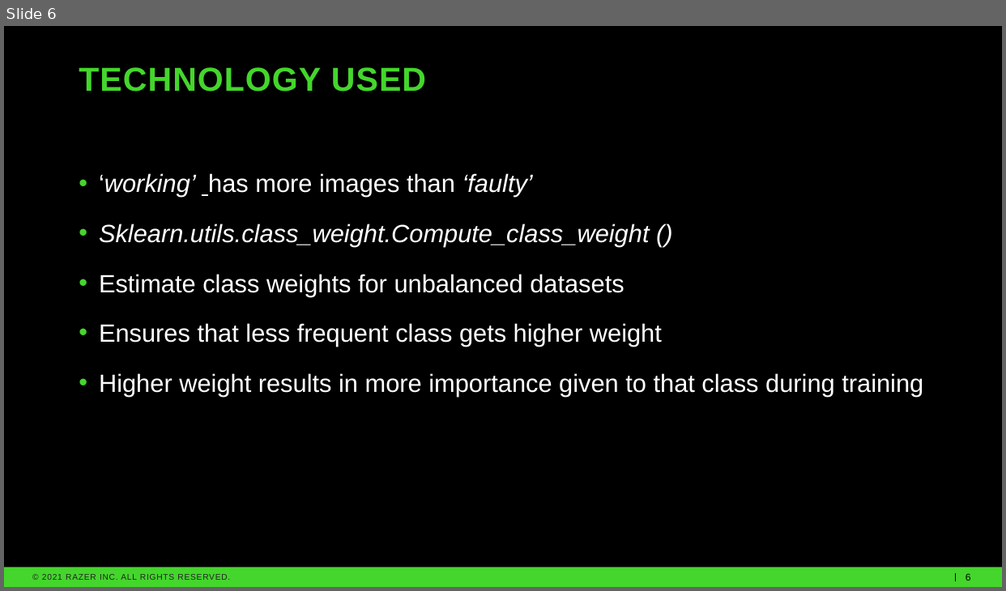
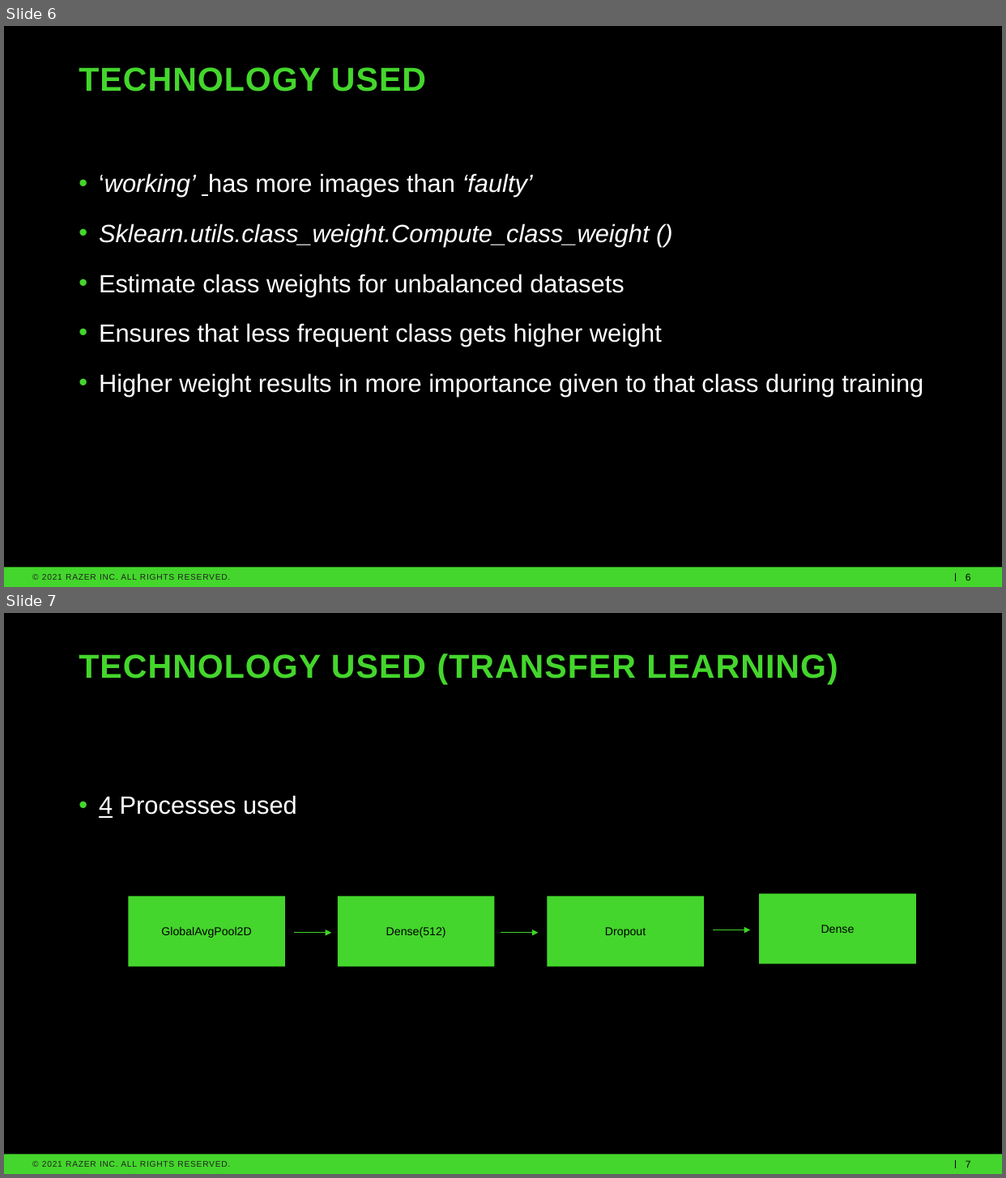
Before and after one commit to rommelsim/Capstone-Revised, a slide deck: Revised Capstone Presentation.pptx. Shown one above the other, each under a label of ours: slide 6 before the commit, slides 6 and 7 after it. The pictures are 1006x591 and 1006x1178 pixels, drawn with LibreOffice and Linux fonts; fonts in the diff are those of the drawing; background and template pictures are left out. Boxes give left, top, right and bottom in pixels: in the first picture for what was removed or moved away, otherwise in the second. Text is boxed around its words. In the diff, an @@ line names an element or a change of style, - is before the commit and + after.

```diff
--- a/Revised Capstone Presentation.pptx
+++ b/Revised Capstone Presentation.pptx
@@ slide 7 added at (x1=4, y1=613, x2=1002, y2=1174), background #000000; not listed: 4 template elements that a slide beside it also shows @@
@@ title added at (x1=79, y1=653, x2=837, y2=684), 32 pt, text #44D62C, bold @@
+TECHNOLOGY USED (TRANSFER LEARNING)
@@ text added at (x1=99, y1=795, x2=297, y2=818), 24 pt, text #FFFFFF @@
+• 4 Processes used
@@ rectangle added at (x1=128, y1=896, x2=286, y2=966), fill #44D62C, 11 pt, text #000000 @@
+GlobalAvgPool2D
@@ rectangle added at (x1=338, y1=896, x2=495, y2=966), fill #44D62C, 11 pt, text #000000 @@
+Dense(512)
@@ rectangle added at (x1=548, y1=896, x2=705, y2=966), fill #44D62C, 11 pt, text #000000 @@
+Dropout
@@ rectangle added at (x1=760, y1=894, x2=917, y2=964), fill #44D62C, 11 pt, text #000000 @@
+Dense
@@ arrow added from (295, 933) to (332, 933), #40D527 0.75 pt @@
@@ arrow added from (501, 933) to (539, 933), #40D527 0.75 pt @@
@@ arrow added from (713, 931) to (750, 931), #40D527 0.75 pt @@
```
Also in this commit, not shown: 1 slide changed.
